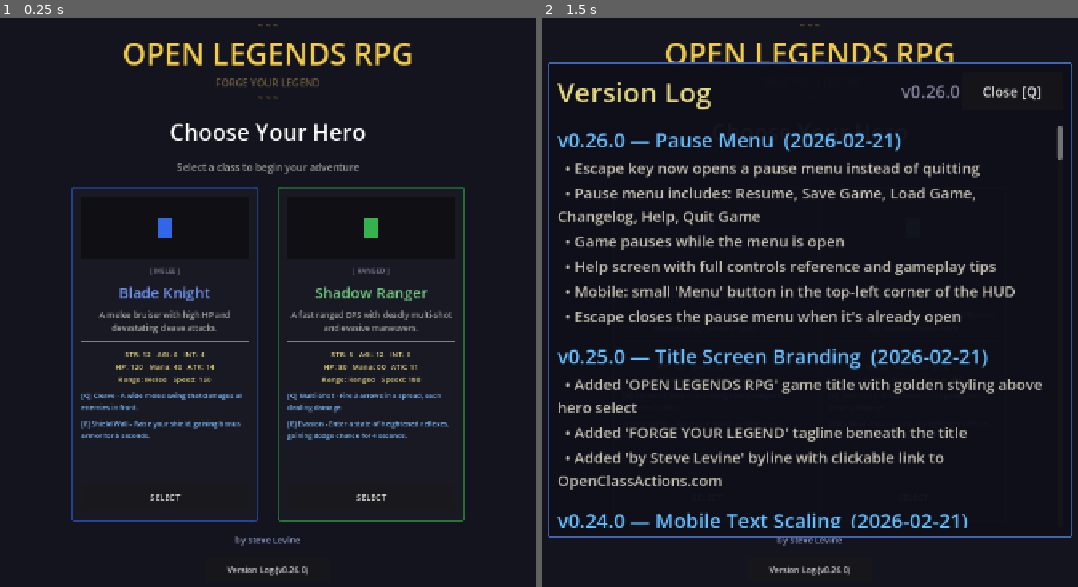
Above: before the commit, frames 1-2 (left to right).
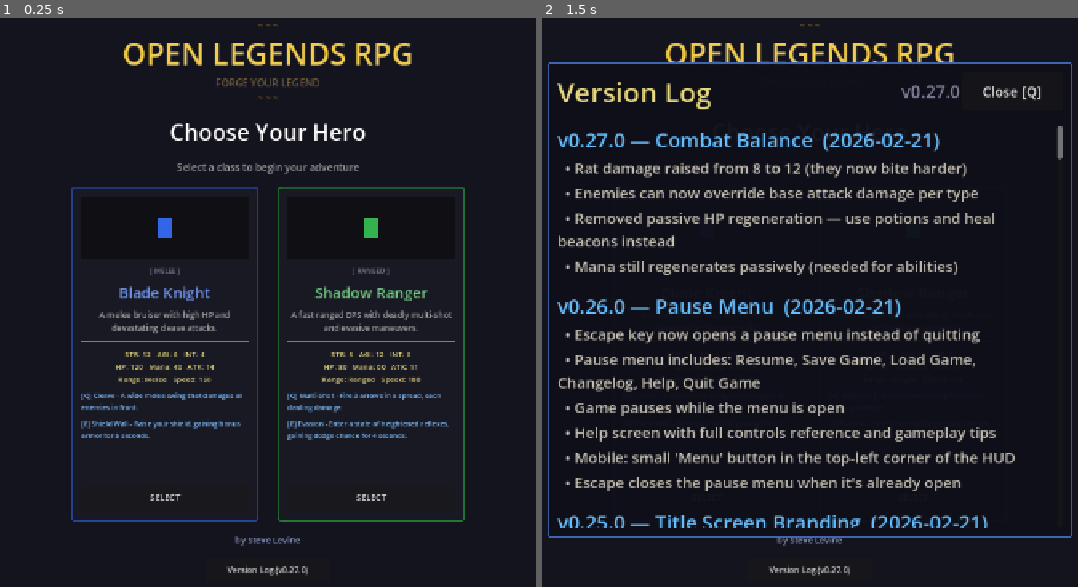
Above: after the commit, the same moments.

Repository: slxny/legends-open-rpg
Game: Godot game, scene res://scenes/main.tscn
Same seed, same stepped clock (60 frames per second), same inputs: the game is played once before the commit and once after it.
Inputs:
- Up to frame 1 (0.25 s): no input
- Up to frame 2 (1.5 s): click "Version Log (v0.26.0)" (after the commit: "Version Log (v0.27.0)") at 0.5 s; click "SELECT" at 1.25 s

The runs differ from the first frame. In frame 1, less than 0.1% of the frame differs, in the area x 54-56%, y 96-98%; in frame 2, 15%, in the area x 2-98%, y 11-98%.

Commit message:
Raise rat damage, remove passive HP regen
- Rats now deal 12 damage (up from 8), making early game more punishing
- Enemy attack_damage can now be overridden per type in camp config
- Removed passive HP regeneration (1% + STR/20 per second was too forgiving)
- Players must now rely on potions, heal beacons, and level-ups to heal
- Mana regen kept intact (needed for ability usage)

https://claude.ai/code/session_01LCtUrjV1tHn8Veu3YoYXZ4

Diff:
--- a/scenes/enemies/creep_camp.gd
+++ b/scenes/enemies/creep_camp.gd
@@ -13,6 +13,7 @@
 		"move_speed": 55.0,
 		"attack_range": 22.0,
 		"aggro_range": 120.0,
+		"attack_damage": 12,
 		"xp_reward": 4,
 		"gold_reward": 1,
 		"drop_table": "rat",
--- a/scenes/enemies/enemy.gd
+++ b/scenes/enemies/enemy.gd
@@ -189,7 +189,7 @@
 	stats.agility = 3 + enemy_level
 	stats.intelligence = 2 + enemy_level
 	stats.armor = enemy_level
-	stats.attack_damage = 5 + enemy_level * 3
+	stats.attack_damage = config.get("attack_damage", 5 + enemy_level * 3)
 	stats.attack_range = config.get("attack_range", 35.0)
 	stats.move_speed = config.get("move_speed", 80.0)
 	stats.primary_stat = "strength"
--- a/scenes/hero_select/hero_select.gd
+++ b/scenes/hero_select/hero_select.gd
@@ -399,7 +399,7 @@
 	bottom_bar.alignment = BoxContainer.ALIGNMENT_CENTER
 
 	var version_btn = Button.new()
-	version_btn.text = "Version Log (v0.26.0)"
+	version_btn.text = "Version Log (v0.27.0)"
 	var ver_btn_w = 480 if _is_mobile else 200
 	var ver_btn_h = 96 if _is_mobile else 36
 	var ver_font_size = 33 if _is_mobile else 13
--- a/scenes/ui/changelog_dialog.gd
+++ b/scenes/ui/changelog_dialog.gd
@@ -9,9 +9,20 @@
 var _is_visible: bool = false
 var _is_mobile: bool = false
 
-const GAME_VERSION := "v0.26.0"
+const GAME_VERSION := "v0.27.0"
 
 const CHANGELOG: Array[Dictionary] = [
+	{
+		"version": "v0.27.0",
+		"title": "Combat Balance",
+		"date": "2026-02-21",
+		"entries": [
+			"Rat damage raised from 8 to 12 (they now bite harder)",
+			"Enemies can now override base attack damage per type",
+			"Removed passive HP regeneration — use potions and heal beacons instead",
+			"Mana still regenerates passively (needed for abilities)",
+		]
+	},
 	{
 		"version": "v0.26.0",
 		"title": "Pause Menu",
--- a/scripts/components/stats_component.gd
+++ b/scripts/components/stats_component.gd
@@ -183,10 +183,6 @@
 	_regen_timer += delta
 	if _regen_timer >= 1.0:
 		_regen_timer -= 1.0
-		# HP regen: 1% + STR/20 per second
-		var hp_regen = max(1, int(get_total_max_hp() * 0.01 + (strength + bonus_strength) / 20.0))
-		if current_hp < get_total_max_hp():
-			heal(hp_regen)
 		# Mana regen: 2% + INT/15 per second
 		var mana_regen = max(1, int(get_total_max_mana() * 0.02 + (intelligence + bonus_intelligence) / 15.0))
 		if current_mana < get_total_max_mana():
